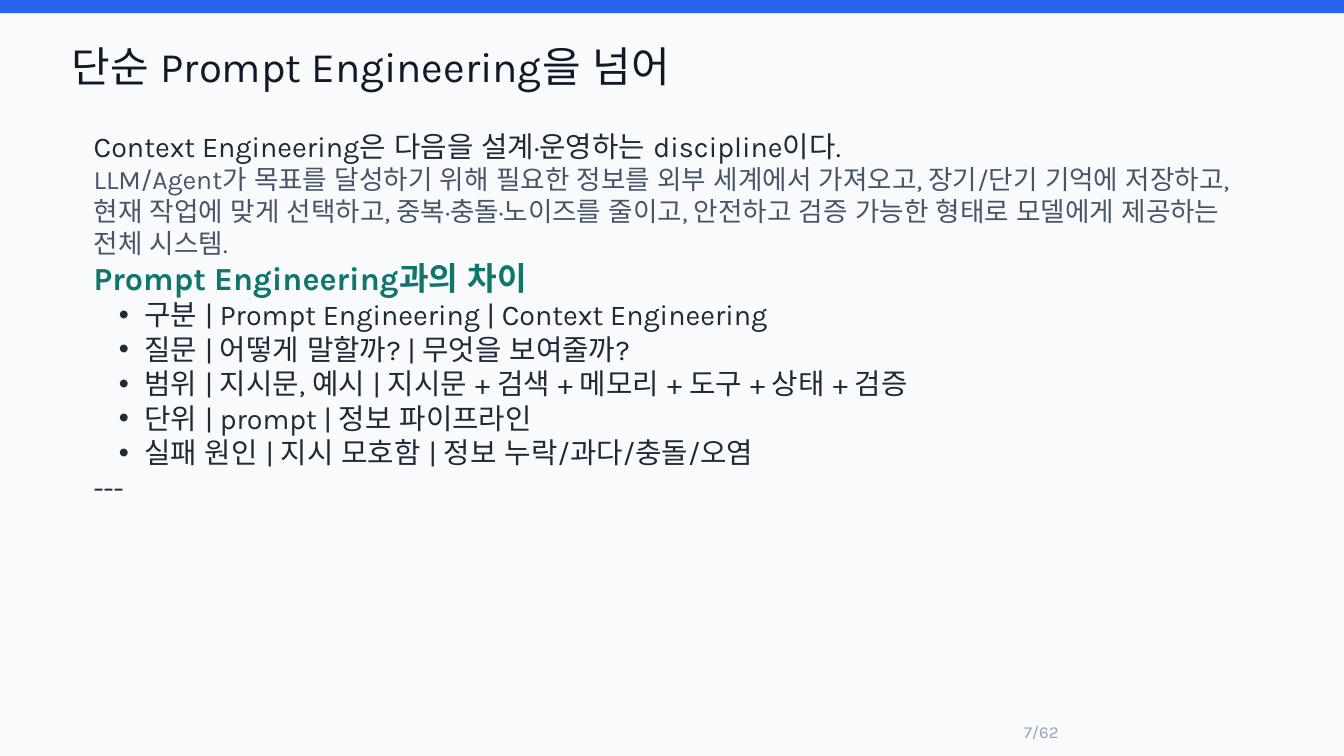
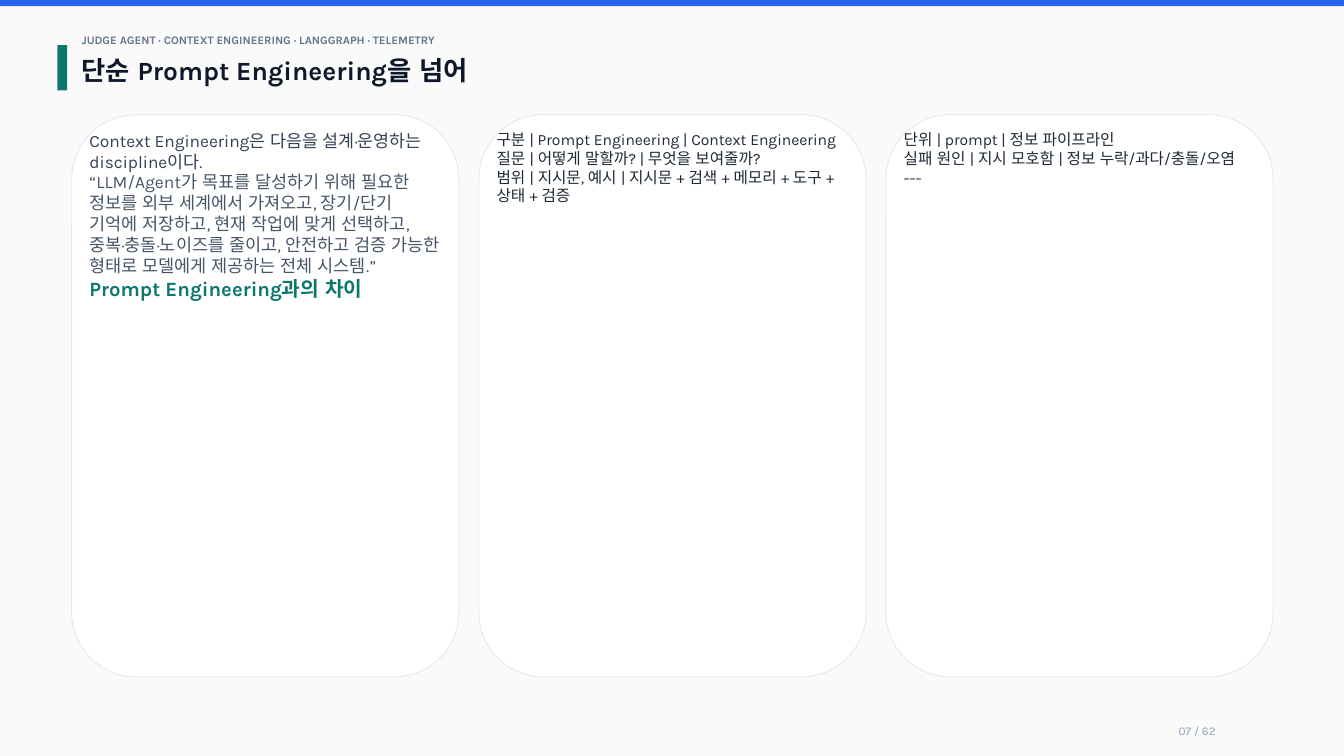
Before and after one commit to lesh915/judge-agent, a slide deck: slide 7 of docs/JUDGE_AGENT_CONTEXT_ENGINEERING_TECH_PRESENTATION.pptx. Drawn at 1344x756 pixels with LibreOffice and Linux fonts; fonts in the diff are those of the drawing. Boxes give left, top, right and bottom in pixels: in the first picture for what was removed or moved away, otherwise in the second. Text is boxed around its words. In the diff, an @@ line names an element or a change of style, - is before the commit and + after.

Commit message:
docs: refine presentation pptx layout

```diff
--- a/docs/JUDGE_AGENT_CONTEXT_ENGINEERING_TECH_PRESENTATION.pptx
+++ b/docs/JUDGE_AGENT_CONTEXT_ENGINEERING_TECH_PRESENTATION.pptx
@@ rectangle resized from (x1=0, y1=0, x2=1344, y2=13) to (x1=0, y1=0, x2=1344, y2=6) @@
@@ rectangle at (x1=0, y1=0, x2=1344, y2=756): fill #F8FAFC to #FAFAFA; outline none to #FAFAFA 0.6 pt @@
@@ rectangle added at (x1=57, y1=45, x2=68, y2=91), fill #0F766E @@
@@ text "단순 Prompt Engineering을 넘어" moved from (x1=72, y1=47, x2=669, y2=93) to (x1=82, y1=58, x2=467, y2=86) @@
@@ text "단순 Prompt Engineering을 넘어" at (x1=82, y1=58, x2=467, y2=86): size 30 to 18.8 pt, text colour #111827 to #0F172A, bold on @@
@@ text added at (x1=82, y1=36, x2=435, y2=44), 8.2 pt, text #64748B, bold @@
+JUDGE AGENT · CONTEXT ENGINEERING · LANGGRAPH · TELEMETRY
@@ rounded rectangle added at (x1=72, y1=115, x2=459, y2=678), fill #FFFFFF, outline #E5E7EB 0.6 pt @@
@@ rounded rectangle added at (x1=479, y1=115, x2=866, y2=678), fill #FFFFFF, outline #E5E7EB 0.6 pt @@
@@ rounded rectangle added at (x1=886, y1=115, x2=1273, y2=678), fill #FFFFFF, outline #E5E7EB 0.6 pt @@
@@ text at (x1=89, y1=132, x2=422, y2=301): size 20.5 to 12.4 pt, text colour #1F2937 to #334155 in "Context Engineering은 다음을 설계·운영하는 discipline이다."; size 23 to 14.5 pt in "Prompt Engineering과의 차이" @@
@@ text added at (x1=497, y1=132, x2=836, y2=202), 11.2 pt, text #1F2937 @@
+구분 | Prompt Engineering | Context Engineering
+질문 | 어떻게 말할까? | 무엇을 보여줄까?
+범위 | 지시문, 예시 | 지시문 + 검색 + 메모리 + 도구 + 상태 + 검증
@@ text added at (x1=904, y1=132, x2=1235, y2=166), 11.2 pt, text #1F2937 @@
+단위 | prompt | 정보 파이프라인
+실패 원인 | 지시 모호함 | 정보 누락/과다/충돌/오염
+---
@@ text at (x1=89, y1=173, x2=439, y2=274): text changed; size 19 to 12.5 pt @@
-LLM/Agent가 목표를 달성하기 위해 필요한 정보를 외부 세계에서 가져오고, 장기/단기 기억에 저장하고, 현재 작업에 맞게 선택하고, 중복·충돌·노이즈를 줄이고, 안전하고 검증 가능한 형태로 모델에게 제공하는 전체 시스템.
+“LLM/Agent가 목표를 달성하기 위해 필요한 정보를 외부 세계에서 가져오고, 장기/단기 기억에 저장하고, 현재 작업에 맞게 선택하고, 중복·충돌·노이즈를 줄이고, 안전하고 검증 가능한 형태로 모델에게 제공하는 전체 시스템.”
@@ text at (x1=144, y1=297, x2=908, y2=466): paragraphs removed @@
-• 구분 | Prompt Engineering | Context Engineering
-• 질문 | 어떻게 말할까? | 무엇을 보여줄까?
-• 범위 | 지시문, 예시 | 지시문 + 검색 + 메모리 + 도구 + 상태 + 검증
-• 단위 | prompt | 정보 파이프라인
-• 실패 원인 | 지시 모호함 | 정보 누락/과다/충돌/오염
----
@@ text at (x1=1179, y1=727, x2=1216, y2=735): text changed; size 12 to 8.5 pt @@
-7/62
+07 / 62
```
Also in this commit, not shown: 61 other slides changed.
